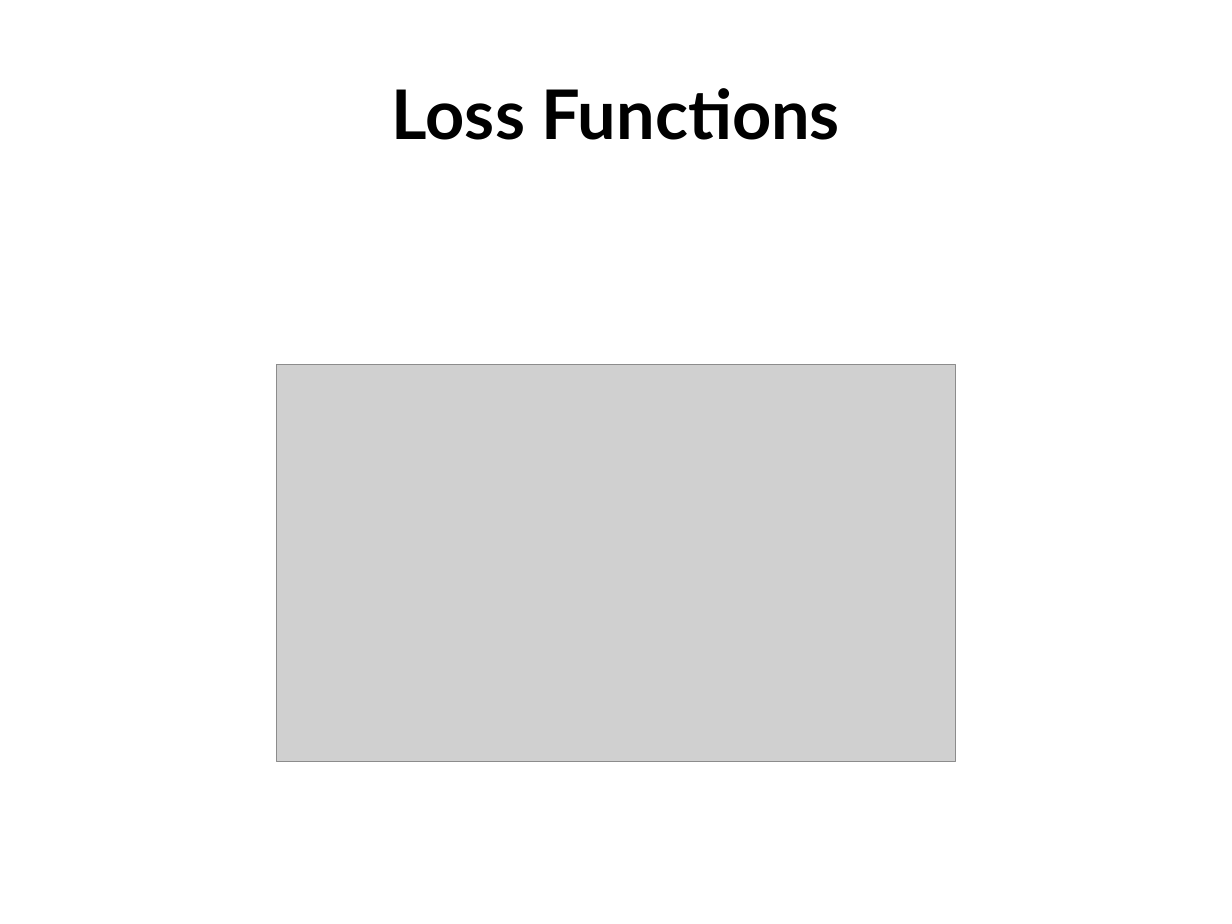
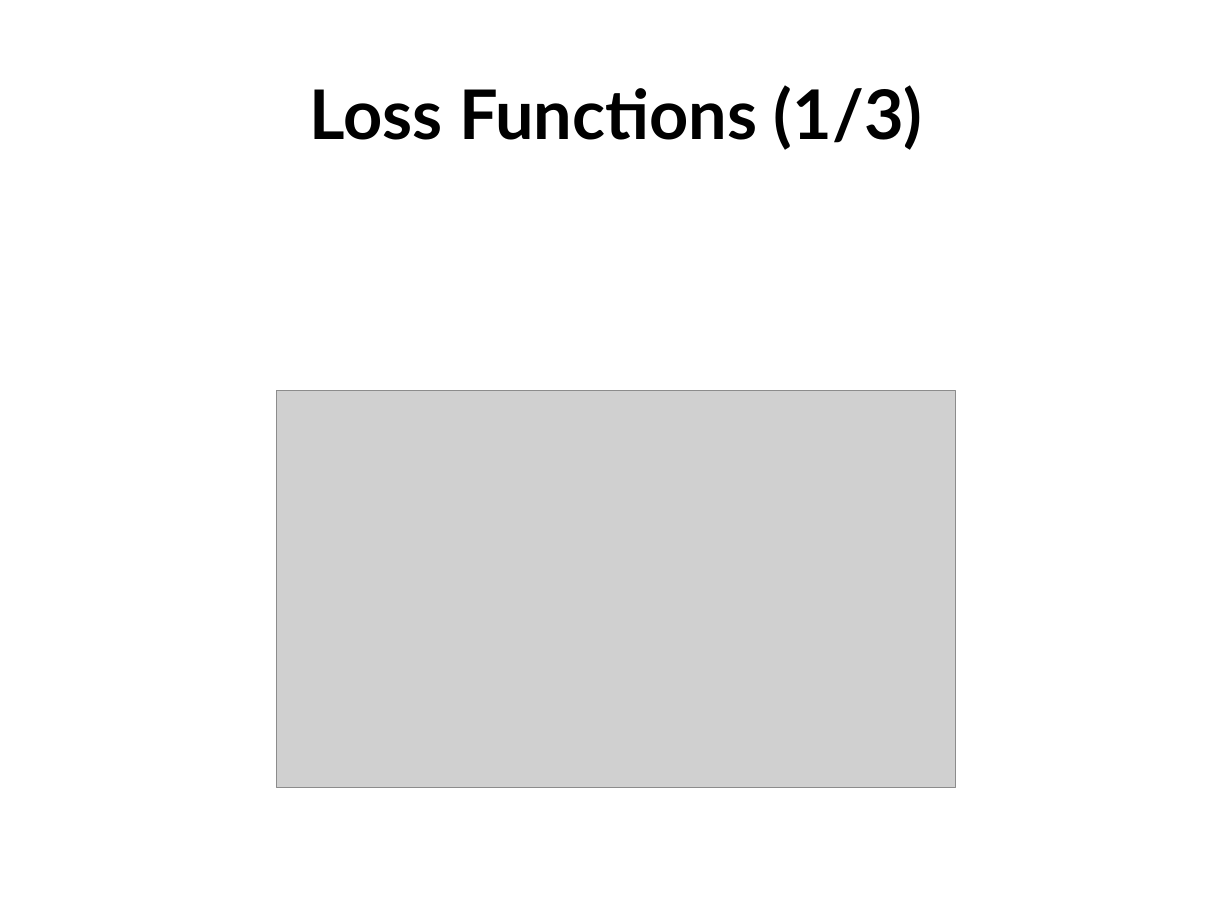
Before and after one commit to rk2900/DRSA, a slide deck: slide 20 of deep-recurrent-survival-analysis.pptx (slide 19 before the commit). Drawn at 1232x924 pixels with LibreOffice and Linux fonts; fonts in the diff are those of the drawing; grey boxes stand for pictures; background and template pictures are left out. Boxes give left, top, right and bottom in pixels: in the first picture for what was removed or moved away, otherwise in the second. Text is boxed around its words. In the diff, an @@ line names an element or a change of style, - is before the commit and + after.

```diff
--- a/deep-recurrent-survival-analysis.pptx
+++ b/deep-recurrent-survival-analysis.pptx
@@ title at [309,85,923,150]: text changed @@
-Loss Functions
+Loss Functions (1/3)
@@ picture: place and size @@
-picture at [276,365,955,761]
+picture at [276,391,955,787]
```
Also in this commit, not shown: 9 other slides changed, 6 slides added, 3 slides removed.
